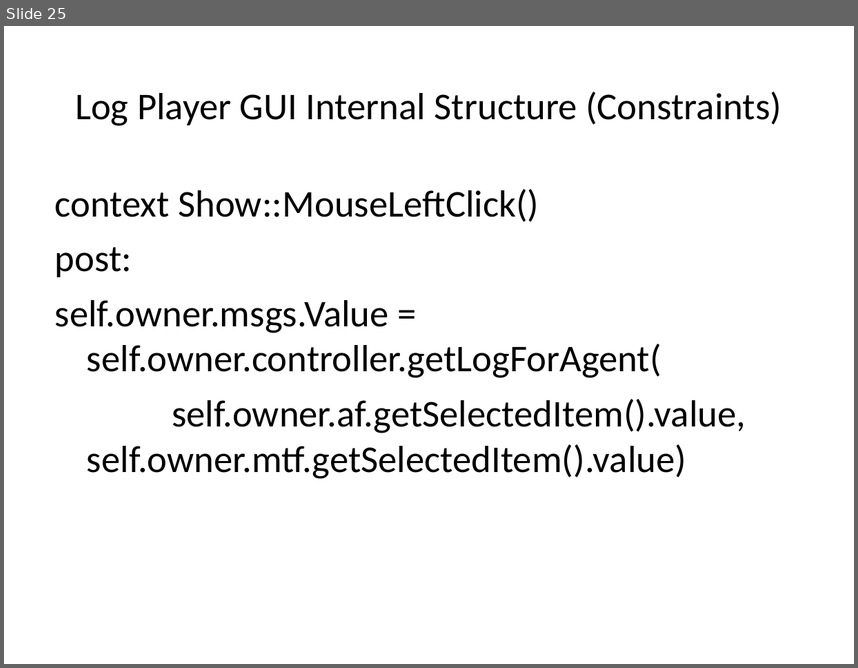
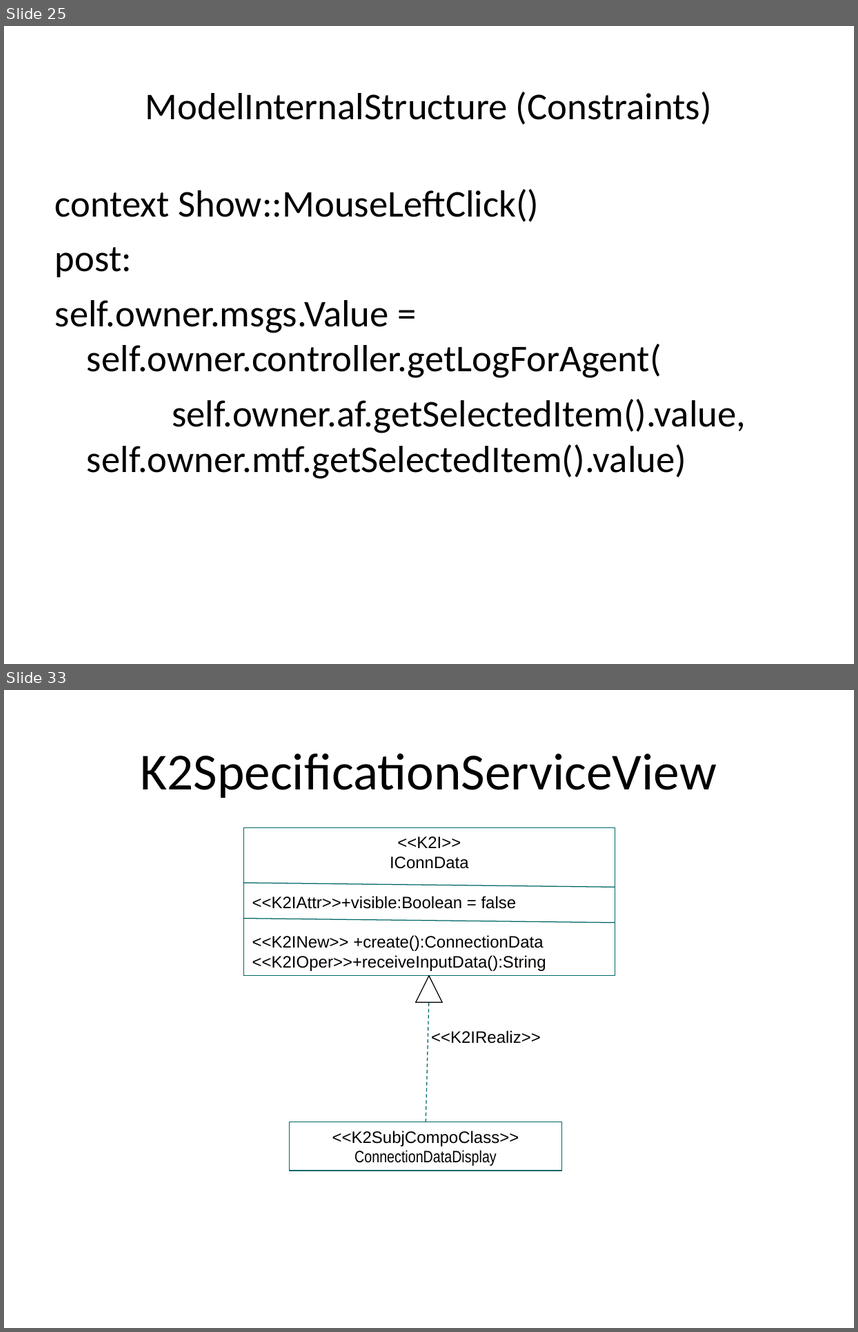
Before and after one commit to krishprince/rollerslam, a slide deck: docs/GUI/GUIModels.ppt. Shown one above the other, each under a label of ours: slide 25 before the commit, slides 25 and 33 after it; the slides between them are not shown. The pictures are 858x668 and 858x1332 pixels, drawn with LibreOffice and Linux fonts; fonts in the diff are those of the drawing. Boxes give left, top, right and bottom in pixels: in the first picture for what was removed or moved away, otherwise in the second. Text is boxed around its words. In the diff, an @@ line names an element or a change of style, - is before the commit and + after.

```diff
--- a/docs/GUI/GUIModels.ppt
+++ b/docs/GUI/GUIModels.ppt
@@ slide 33 added at [4,690,854,1328], background #FFFFFF @@
@@ title added at [141,753,717,798], 44 pt, text #000000 @@
+K2SpecificationServiceView
@@ rectangle added at [243,828,615,976], outline #006666 0.74 pt, 14 pt, text #000000 @@
+<<K2I>>
+IConnData
+<<K2IAttr>>+visible:Boolean = false
+<<K2INew>> +create():ConnectionData
+<<K2IOper>>+receiveInputData():String
@@ line added from (243, 883) to (615, 887), #006666 0.74 pt @@
@@ line added from (243, 918) to (615, 922), #006666 0.74 pt @@
@@ triangle added at [415,976,441,1002], fill #FFFFFF, outline #000000 0.74 pt @@
@@ arrow added from (426, 1122) to (430, 976), #006666 0.74 pt dashed @@
@@ text added at [431,1030,541,1043], 14 pt, text #000000 @@
+<<K2IRealiz>>
@@ rectangle added at [290,1122,562,1170], outline #006666 0.74 pt, 14 pt, text #000000 @@
+<<K2SubjCompoClass>>
+ConnectionDataDisplay
@@ slide 25 changed as well @@
@@ title at [145,92,712,125]: text changed @@
-Log Player GUI Internal Structure (Constraints)
+ModelInternalStructure (Constraints)
```
Also in this commit, not shown: 18 other slides changed, 21 other slides added.
